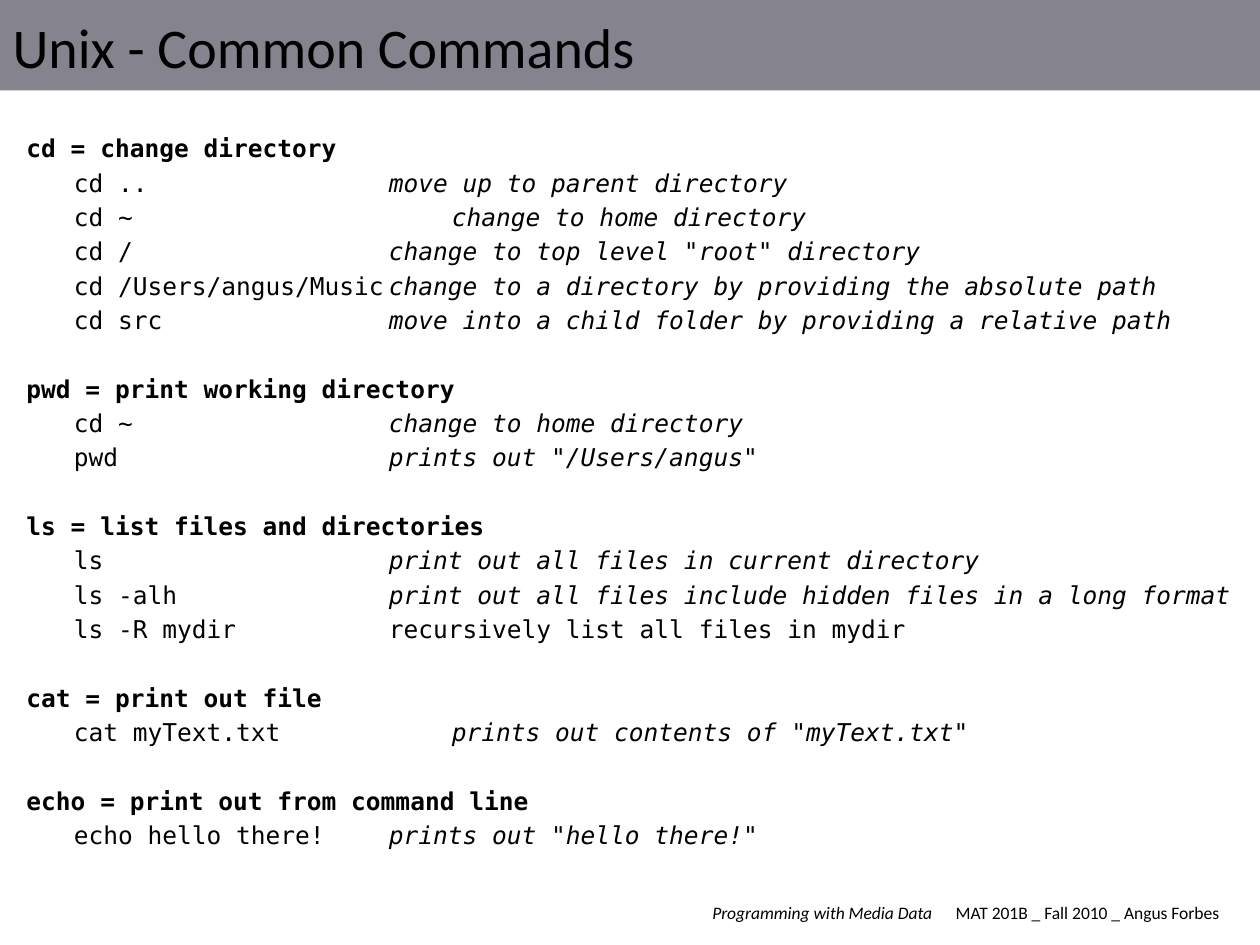
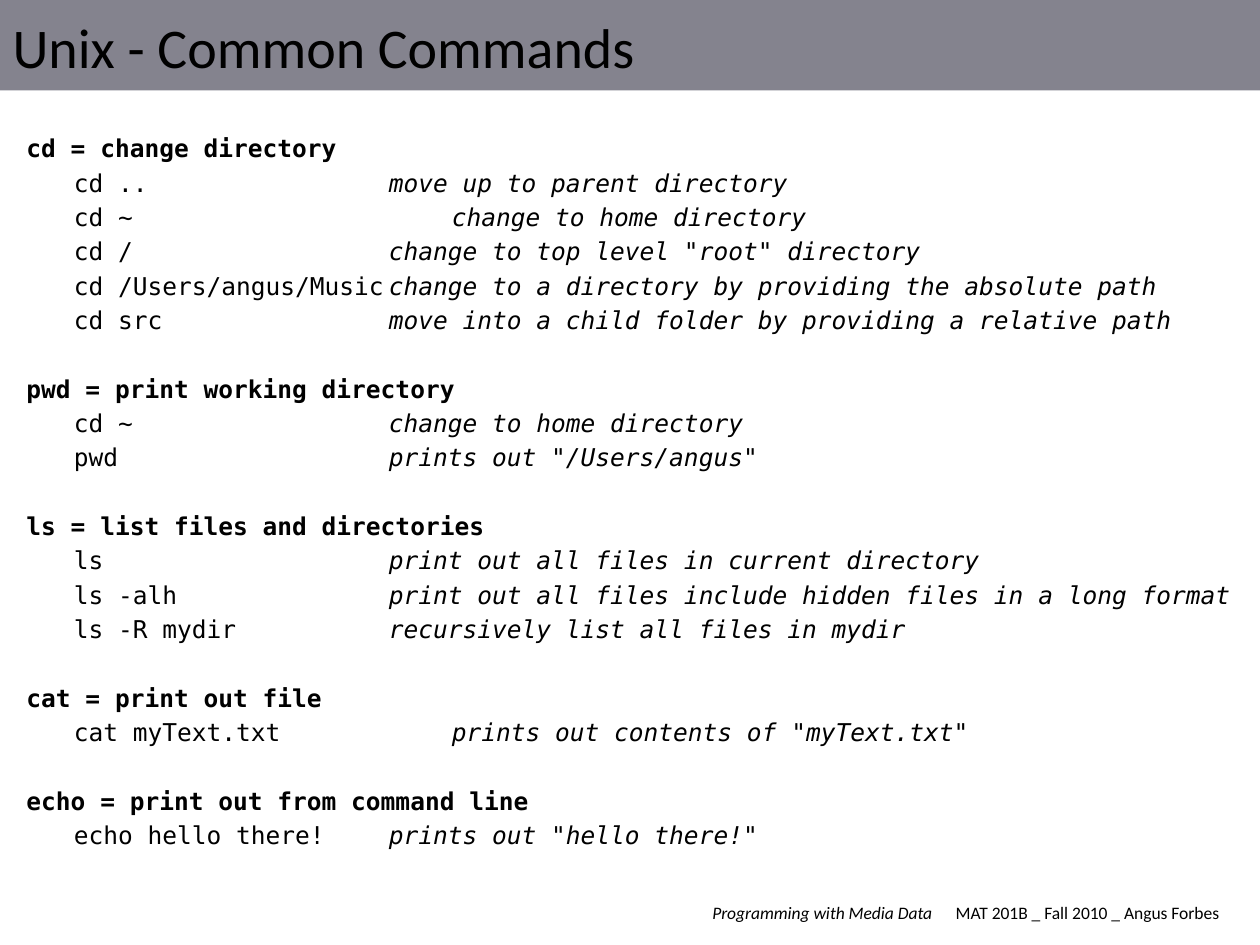
Before and after one commit to angusforbes/mat201b, a slide deck: slide 5 of slides/week0_thurs.pptx. Drawn at 1260x945 pixels with LibreOffice and Linux fonts; fonts in the diff are those of the drawing. Boxes give left, top, right and bottom in pixels: in the first picture for what was removed or moved away, otherwise in the second. Text is boxed around its words. In the diff, an @@ line names an element or a change of style, - is before the commit and + after.

```diff
--- a/slides/week0_thurs.pptx
+++ b/slides/week0_thurs.pptx
@@ text at box(74, 619, 906, 643): italic on in "recursively list all files in mydir" @@
```
Also in this commit, not shown: 6 other files.
